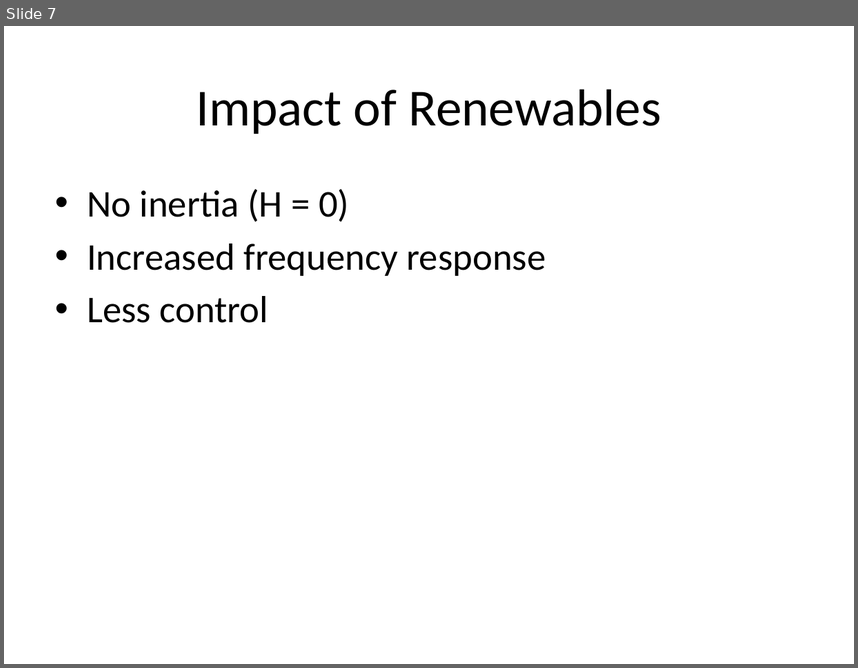
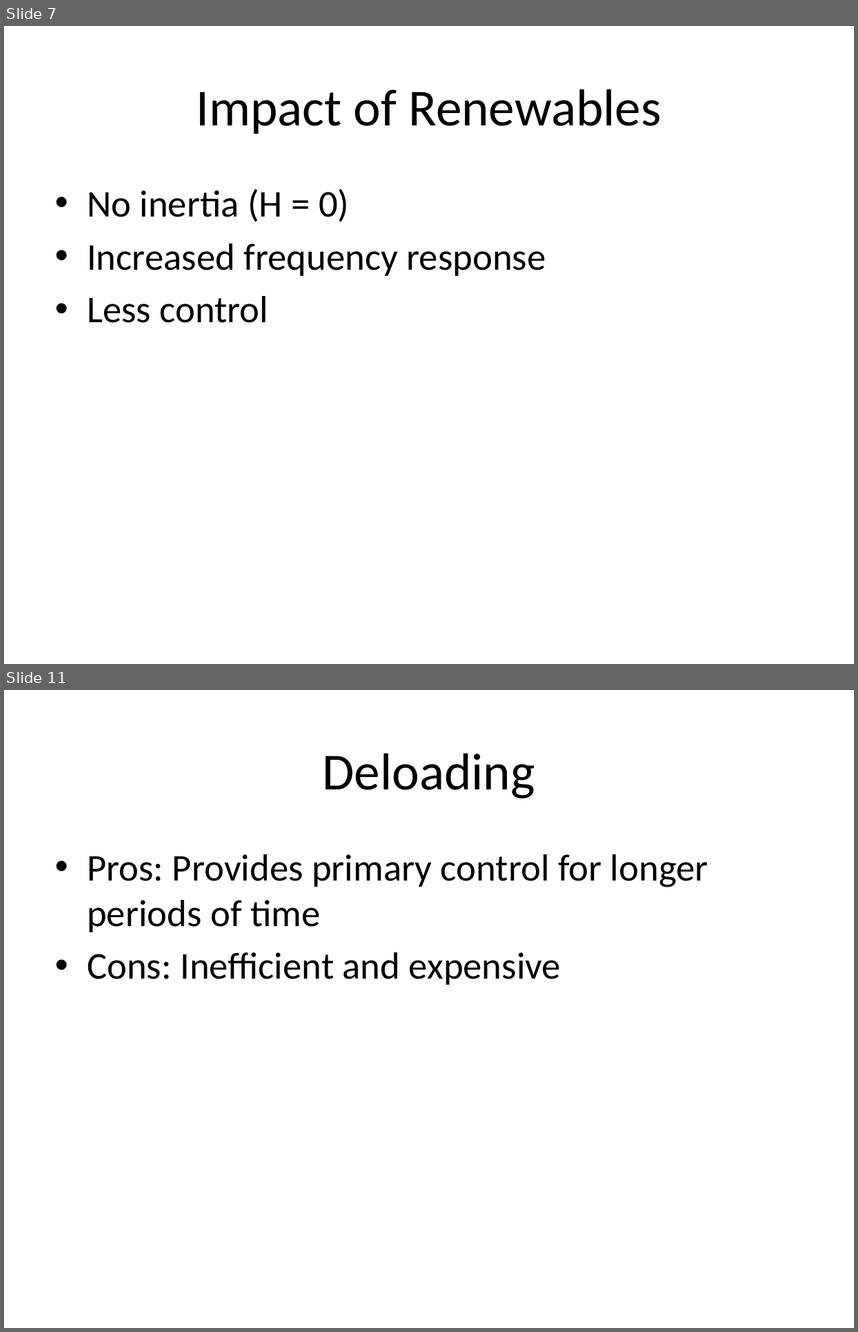
Before and after one commit to mswan96/SUPERB, a slide deck: Literature Review.pptx. Shown one above the other, each under a label of ours: slide 7 before the commit, slides 7 and 11 after it; the slides between them are not shown. The pictures are 858x668 and 858x1332 pixels, drawn with LibreOffice and Linux fonts; fonts in the diff are those of the drawing. Boxes give left, top, right and bottom in pixels: in the first picture for what was removed or moved away, otherwise in the second. Text is boxed around its words. In the diff, an @@ line names an element or a change of style, - is before the commit and + after.

```diff
--- a/Literature Review.pptx
+++ b/Literature Review.pptx
@@ slide 11 added at [4, 690, 854, 1328], background #FFFFFF @@
@@ title added at [323, 753, 535, 798], 44 pt, text #000000 @@
+Deloading
@@ text added at [87, 854, 708, 985], 32 pt, text #000000 @@
+• Pros: Provides primary control for longer periods of time
+• Cons: Inefficient and expensive
```
Also in this commit, not shown: 5 slides changed, 1 other slide added.
